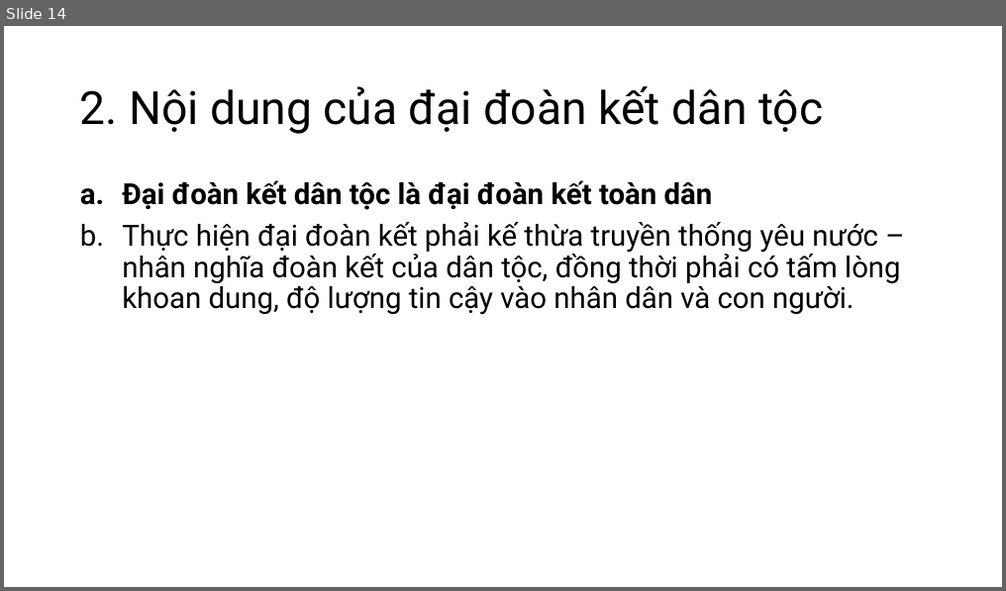
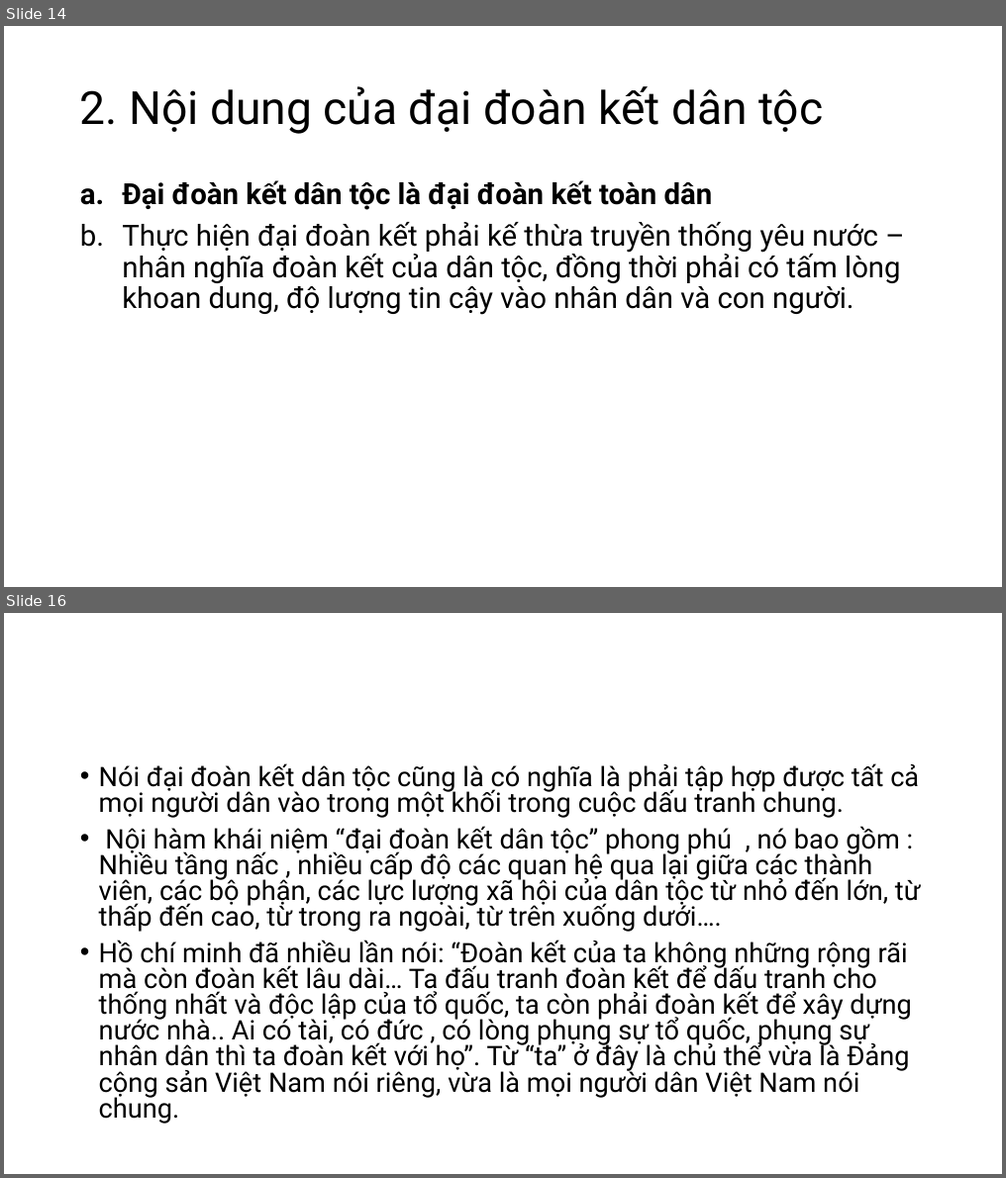
Before and after one commit to tramanh9999/hcm, a slide deck: Thuyết trình chương 5.pptx. Shown one above the other, each under a label of ours: slide 14 before the commit, slides 14 and 16 after it; the slides between them are not shown. The pictures are 1006x591 and 1006x1178 pixels, drawn with LibreOffice and Linux fonts; fonts in the diff are those of the drawing. Boxes give left, top, right and bottom in pixels: in the first picture for what was removed or moved away, otherwise in the second. Text is boxed around its words. In the diff, an @@ line names an element or a change of style, - is before the commit and + after.

```diff
--- a/Thuyết trình chương 5.pptx
+++ b/Thuyết trình chương 5.pptx
@@ slide 16 added at (4,613,1002,1174), background #FFFFFF @@
@@ text added at (99,763,921,1124), 25.9 pt, text #000000 @@
+• Nói đại đoàn kết dân tộc cũng là có nghĩa là phải tập hợp được tất cả mọi người dân vào trong một khối trong cuộc dấu tranh chung.
+• Nội hàm khái niệm “đại đoàn kết dân tộc” phong phú , nó bao gồm : Nhiều tầng nấc , nhiều cấp độ các quan hệ qua lại giữa các thành viên, các bộ phận, các lực lượng xã hội của dân tộc từ nhỏ đến lớn, từ thấp đến cao, từ trong ra ngoài, từ trên xuống dưới….
+• Hồ chí minh đã nhiều lần nói: “Đoàn kết của ta không những rộng rãi mà còn đoàn kết lâu dài… Ta đấu tranh đoàn kết để dấu tranh cho thống nhất và độc lập của tổ quốc, ta còn phải đoàn kết để xây dựng nước nhà.. Ai có tài, có đức , có lòng phụng sự tổ quốc, phụng sự nhân dân thì ta đoàn kết với họ”. Từ “ta” ở đây là chủ thể vừa là Đảng cộng sản Việt Nam nói riêng, vừa là mọi người dân Việt Nam nói chung.
```
Also in this commit, not shown: 2 slides changed, 2 other slides added.
